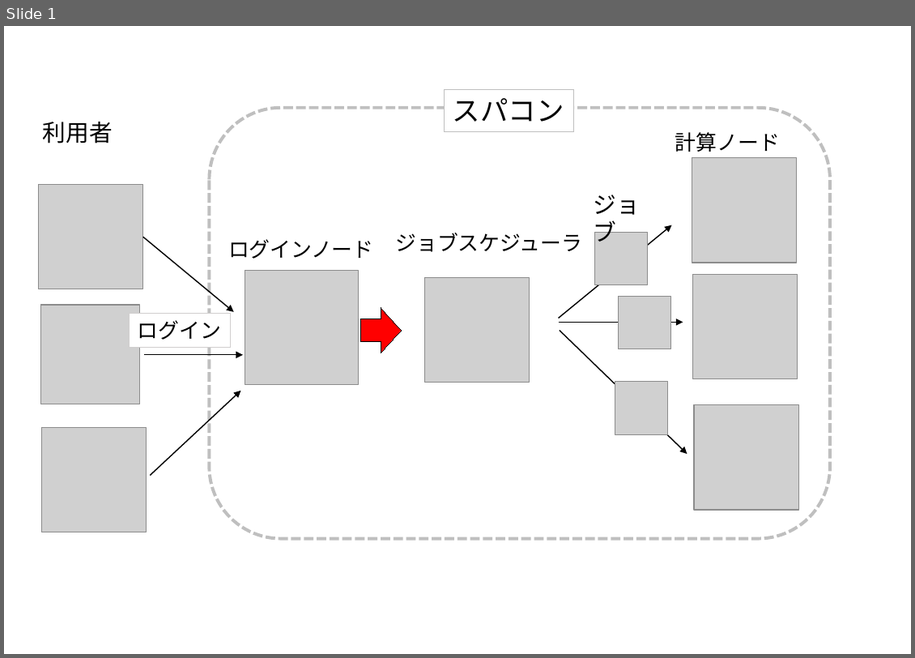
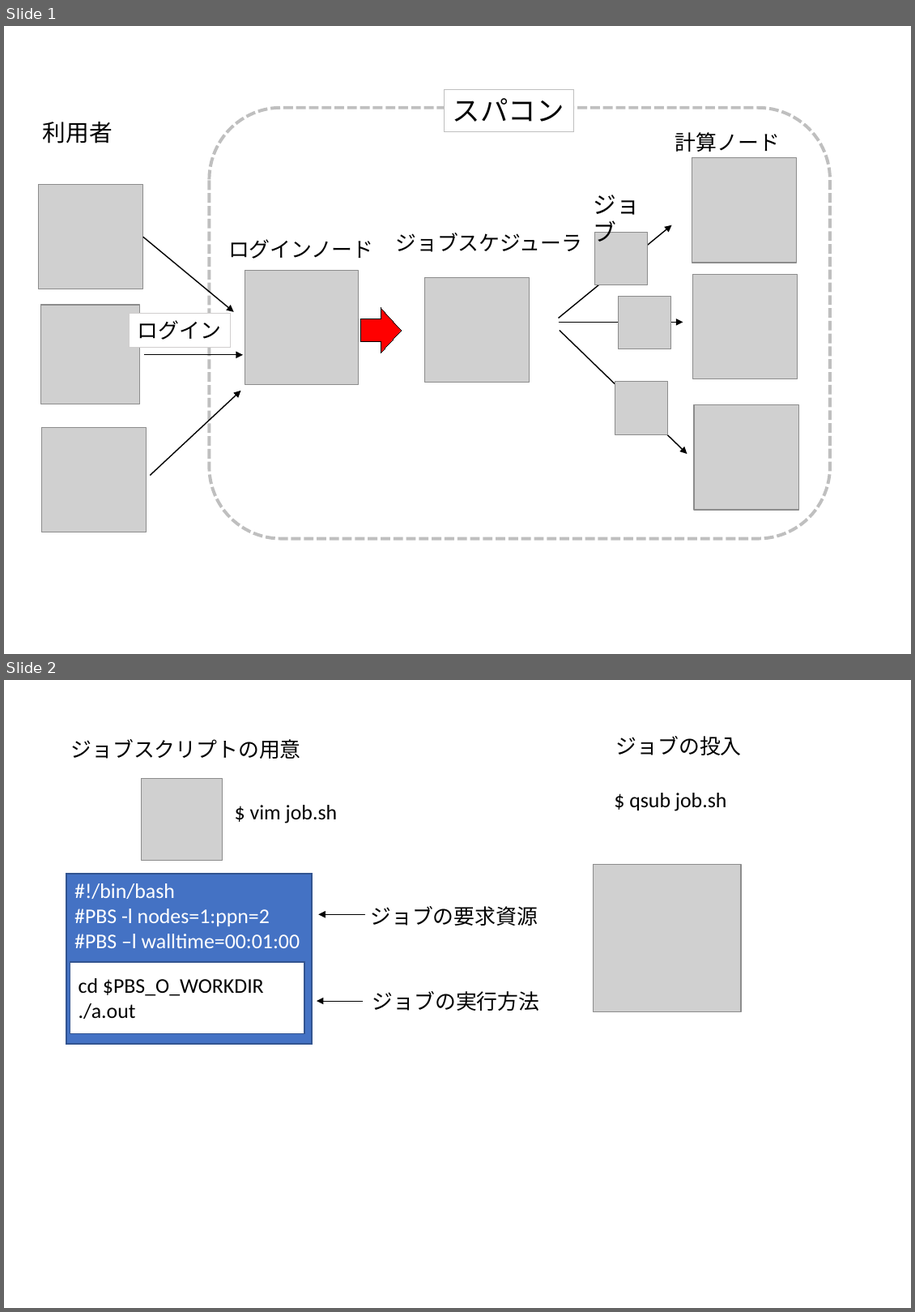
Before and after one commit to kaityo256/sevendayshpc, a slide deck: day2/fig/fig.pptx. Shown one above the other, each under a label of ours: slide 1 before the commit, slides 1 and 2 after it. The pictures are 915x658 and 915x1312 pixels, drawn with LibreOffice and Linux fonts; fonts in the diff are those of the drawing; grey boxes stand for pictures. Boxes give left, top, right and bottom in pixels: in the first picture for what was removed or moved away, otherwise in the second. Text is boxed around its words. In the diff, an @@ line names an element or a change of style, - is before the commit and + after.

```diff
--- a/day2/fig/fig.pptx
+++ b/day2/fig/fig.pptx
@@ slide 2 added at (x1=4, y1=680, x2=911, y2=1308), background #FFFFFF @@
@@ text added at (x1=71, y1=739, x2=301, y2=759), 18 pt, text #000000 @@
+ジョブスクリプトの用意
@@ text added at (x1=616, y1=736, x2=742, y2=755), 18 pt, text #000000 @@
+ジョブの投入
@@ picture added at (x1=142, y1=779, x2=223, y2=860) @@
@@ text added at (x1=629, y1=793, x2=727, y2=811), 18 pt, text #000000 @@
+$ qsub job.sh
@@ text added at (x1=250, y1=805, x2=338, y2=823), 18 pt, text #000000 @@
+$ vim job.sh
@@ rectangle added at (x1=66, y1=874, x2=312, y2=1044), fill #4472C4, outline #325491 1 pt, 18 pt, text #FFFFFF @@
+#!/bin/bash
+#PBS -l nodes=1:ppn=2
+#PBS –l walltime=00:01:00
@@ picture added at (x1=594, y1=865, x2=741, y2=1012) @@
@@ arrow added from (365, 915) to (319, 915), #000000 0.5 pt @@
@@ text added at (x1=370, y1=906, x2=538, y2=925), 18 pt, text #000000 @@
+ジョブの要求資源
@@ rectangle added at (x1=70, y1=963, x2=305, y2=1034), fill #FFFFFF, outline #325491 1 pt, 18 pt, text #000000 @@
+cd $PBS_O_WORKDIR
+./a.out
@@ text added at (x1=373, y1=991, x2=540, y2=1010), 18 pt, text #000000 @@
+ジョブの実行方法
@@ arrow added from (364, 1001) to (317, 1001), #000000 0.5 pt @@
```
Also in this commit, not shown: 3 other files.
